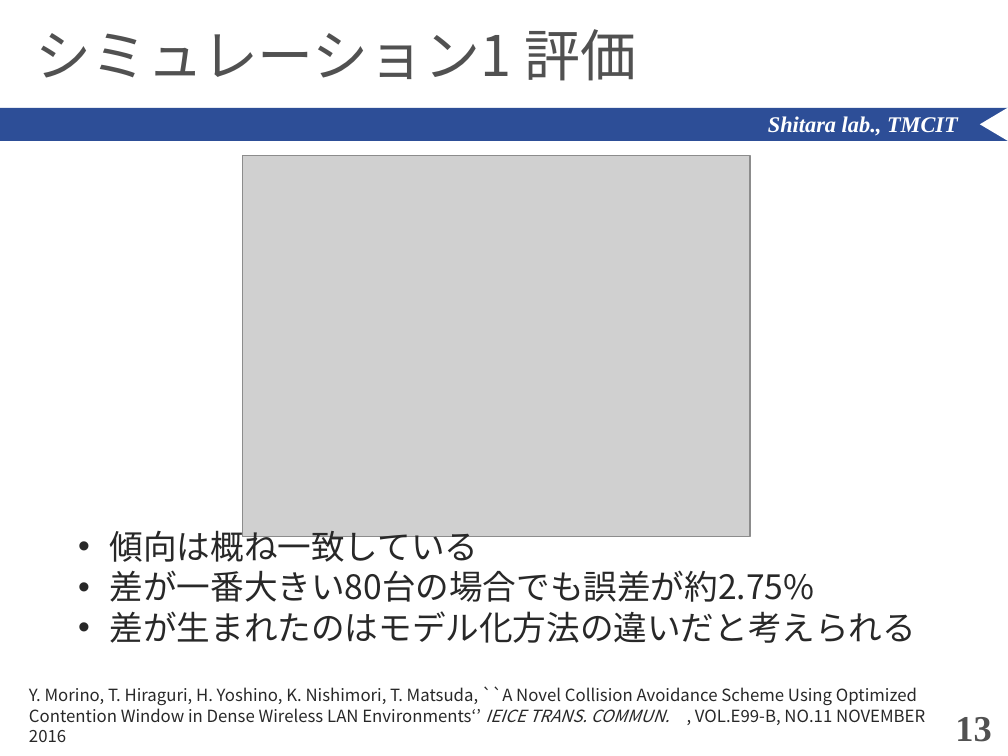
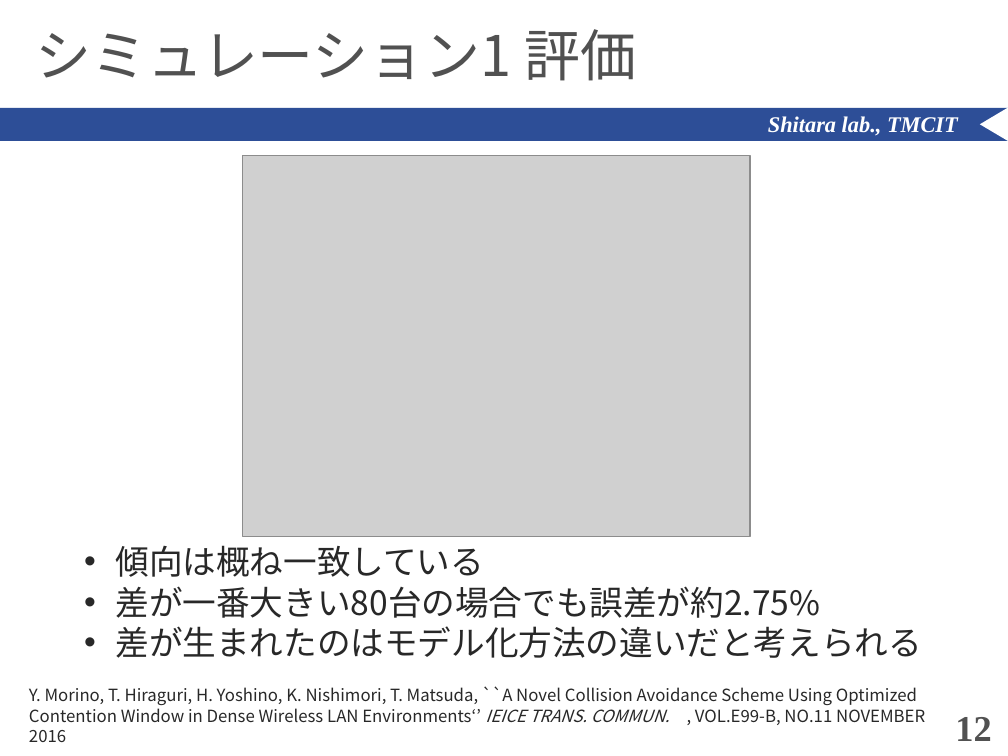
Before and after one commit to ShitaLab-TMCIT/IEEE802.11simulator, a slide deck: slide 12 of paper/shimozawa.pptx (slide 13 before the commit). Drawn at 1008x756 pixels with LibreOffice and Linux fonts; fonts in the diff are those of the drawing; grey boxes stand for pictures. Boxes give left, top, right and bottom in pixels: in the first picture for what was removed or moved away, otherwise in the second. Text is boxed around its words. In the diff, an @@ line names an element or a change of style, - is before the commit and + after.

```diff
--- a/paper/shimozawa.pptx
+++ b/paper/shimozawa.pptx
@@ text "傾向は概ね一致している" rewrapped from bbox=[110, 525, 916, 643] to bbox=[116, 545, 922, 658] @@
@@ page number at bbox=[955, 717, 991, 741]: text changed @@
-13
+12
```
Also in this commit, not shown: 11 other slides changed, 13 other files.
